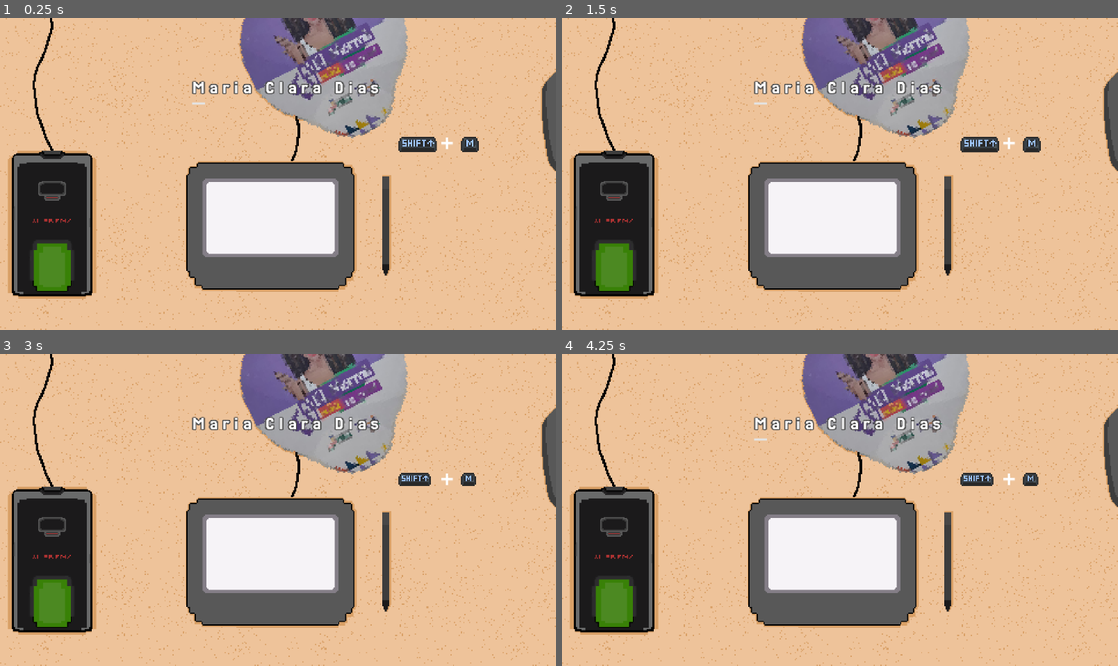
Above: before the commit, frames 1-4 (two rows, left to right).
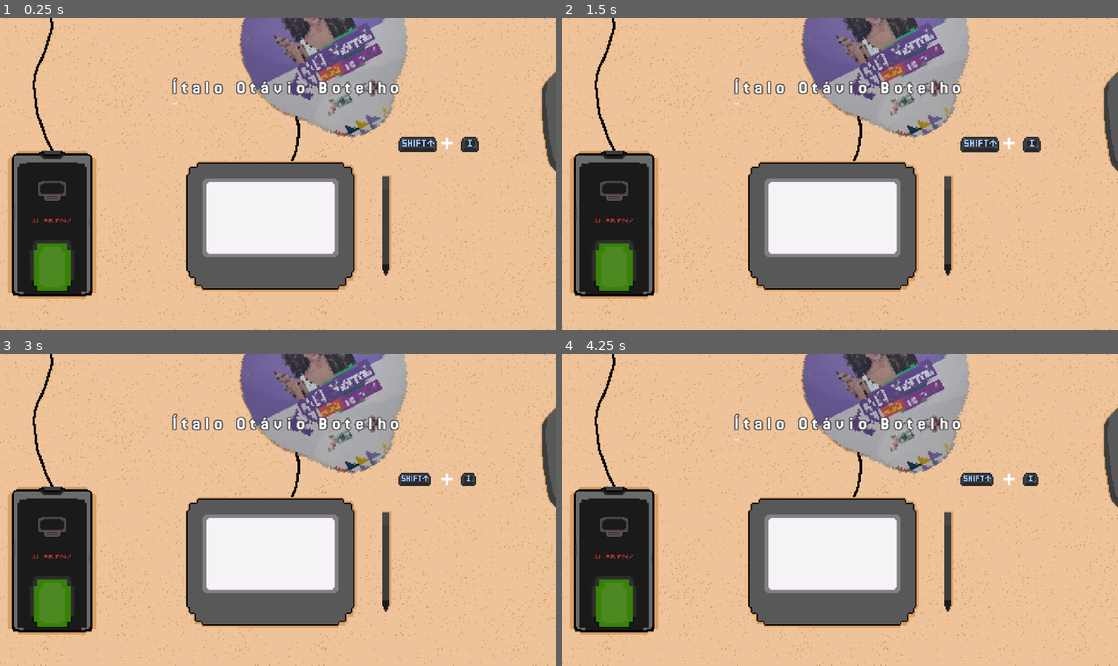
Above: after the commit, the same moments.

Repository: bianca-bezerra/CINExpress
Game: Godot game, scene res://scenes/levels/type_quickly.tscn
Two runs of this game, one before a commit and one after it. Both use one fixed random seed, a clock stepped at 60 frames per second and the inputs below. This scene is started directly instead of the project's main scene.
Inputs:
- Up to frame 1 (0.25 s): no input
- Up to frame 2 (1.5 s): tap Enter (ui_accept) at 0.5, 0.77 s; tap Space (space) at 0.6, 1.35 s
- Up to frame 3 (3 s): tap Enter (ui_accept) at 1.52 s; tap Space (space) at 2.1, 2.85 s
- Up to frame 4 (4.25 s): tap Enter (ui_accept) at 3.02, 3.77 s; tap Space (space) at 3.6 s

The runs differ from the first frame. In frame 1, 1.2% of the frame differs, in the area x 30-86%, y 19-42%; in frame 2, 1.2%; in frame 3, 1.2%; in frame 4, 1.2%.
Error after the commit: Invalid access to property or key of type 'String' on a base object of type 'Dictionary'. (res://scripts/singletons/character_manager.gd:81)

Commit message:
feat: gerar nomes aleatorios, respeitando o genero dos assets
O balanceamento é: inicia o jogo com um número de tamanho 3, a cada 2 fases esse tamanho aumenta em 1. A chance de vir um número composto é de 1/5 para cada parte do sobrenome. A chance de vim um segundo nome é 1/2

Diff:
--- /dev/null
+++ b/scripts/names.gd
@@ -0,0 +1,164 @@
+var homenagem_nomes_femininos = [
+	# Vivas
+	"Juliana Viana Vieira",  # Badminton
+	"Esperança Garcia da Silva",  # Primeira advogada do Piauí
+	"Sânia Valéria Passos Lima",  # Badminton
+	"Maria Sebastiana Torres da Silva",  # Sanfoneira Sebastina
+	"Sarah Gabrielle Cabral de Menezes",  # Judô
+	"Monalysa Maria Alcântara Nascimento",  # Miss
+	# Mortas
+	"Niede Guidon",
+	"Maria Luiza dos Santos",  # Maria da Inglaterra, cantora
+	"Carolina Maria de Jesus", # Escritora de 'Quarto de despejo'
+	"Francisca Miriam Aires Fernandes",  # Poetisa e escritora
+	"Amélia Carolina de Freitas Beviláqua",  # Jornalista e pioneira na luta pelos direitos das mulheres no Brasil.
+]
+
+var homenagem_nomes_masculinos = [
+	"Hindemburgo Dobal",  # H. Dobal, poeta
+	"Odilon Jośe Nunes",  # Professor e um dos maiores historiadores do Piauí
+	"Abrahão da Silva Gama",  # Seu Abrahão, vendia caldo de cana e suco de cajá
+	"Severino Vieira de Melo",  # Dom Severino, católico,
+	"José Félix Alves Pacheco",  # Dono do Instituto
+	"Torquato Pereira de Araújo Neto",  # Poeta, cabelo estiloso
+	"Mário Faustino dos Santos e Silva",  # poeta e um dos principais nomes da crítica literária brasileira nos anos 50
+	"Antônio Francisco da Costa e Silva",  # Maior poeta do piauí,
+]
+
+
+var nomes_femininos = [
+	"Amanda", "Ana", "Adriana", "Alice", "Aline", "Andréia", "Angélica", "Antônia",
+	"Beatriz", "Bianca", "Bruna", "Bárbara",
+	"Cecília", "Celeste", "Carla", "Carliane", "Cristiana", "Camila", "Carolina", "Cláudia", "Cintia",
+	"Denise", "Diana", "Daniela", "Débora", "Dulce",
+	"Ester", "Esperança", "Elisa", "Eliane", "Eduarda", "Emília", "Eva",
+	"Flávia", "Fabiana", "Fernanda", "Francisca", "Fátima",
+	"Gabriela", "Geane", "Gisele", "Giovana", "Graziela", "Guilhermina",
+	"Heloísa", "Helena", "Hortência",
+	"Inês", "Iara", "Isadora", "Isabel", "Ingrid", "Irene", "Ivone",
+	"Janaína", "Jéssica", "Joana", "Juliana", "Jaqueline", "Joyce", "Josefa", "Júlia",
+	"Karol", "Karolaine", "Késsia", "Kátia", "Kelly",
+	"Laís", "Larissa", "Letícia", "Lívia", "Luísa", "Luciana", "Lúcia", "Lorena", "Luana",
+	"Magali", "Maria", "Mariana", "Mônica", "Márcia", "Marta", "Miriam", "Melissa", "Maísa",
+	"Naiara", "Natália", "Neide", "Nilza", "Nair",
+	"Olívia", "Odete",
+	"Paula", "Patrícia", "Priscila", "Pamela", "Pietra",
+	"Quéssia", "Quitéria",
+	"Raimunda", "Raíssa", "Rebeca", "Renata", "Ruana", "Rita", "Rosana", "Rosa", "Rafaela", "Roberta",
+	"Sara", "Sâmia", "Sandra", "Sofia", "Silvana", "Simone", "Sabrina", "Suelen", "Solange",
+	"Tamires", "Teresa", "Teresinha", "Tiphanny", "Tatiana", "Taís", "Tânia",
+	"Úrsula",
+	"Vanessa", "Verônica", "Vitória", "Valéria", "Viviane", "Vanda",
+	"Walentina", "Wanda",
+	"Xuxa",
+	"Yara", "Yasmin", "Yolanda",
+	"Zilda", "Zuleica", "Zenaide",
+];
+
+
+var nomes_masculinos = [
+	"André", "Artur", "Afonso", "Alexandre", "Antonio", "Adriano", "Alberto", "Agenor", "Anderson",
+	"Breno", "Bernardo", "Benjamim", "Bruno", "Benício", "Bento", "Brenno",
+	"Crispim", "Carlos", "Caio", "César", "Cláudio", "Cristiano", "Cristóvão",
+	"Douglas", "Daniel", "Davi", "Diego", "Diogo", "Danilo", "Durval",
+	"Ezequias", "Eduardo", "Elias", "Emerson", "Enrique", "Erick", "Evandro",
+	"Francisco", "Félix", "Felipe", "Fernando", "Fábio", "Fabrício", "Frederico",
+	"George", "Guilherme", "Gabriel", "Gustavo", "Giovanni", "Gilberto", "Gerson",
+	"Halyson", "Hermínio", "Henrique", "Hugo", "Heitor", "Hélio", "Humberto",
+	"Igor", "Isaac", "Ítalo", "Ivan", "Isaque", "Inácio",
+	"Jeferson", "Joaquim", "Kevin", "João", "José", "Jorge", "Julio", "Josué", "Jonathan",
+	"Levi", "Leonardo", "Lucas", "Lorenzo", "Leandro", "Luis", "Luciano", "Luan",
+	"Manuel", "Mauro", "Magno", "Marcos", "Mateus", "Miguel", "Murilo", "Márcio", "Moisés",
+	"Nicolas", "Natan", "Nílton", "Nelson", "Neimar",
+	"Otávio", "Oscar", "Oswaldo", "Orlando",
+	"Pedro", "Paulo", "Patrick", "Pablo", "Plínio",
+	"Quirino", "Quincas",
+	"Rafael", "Rodrigo", "Ryan", "Ricardo", "Roberto", "Renan", "Raul", "Ronaldo", "Ruan",
+	"Severino", "Sebastião", "Samuel", "Sérgio", "Saulo", "Silvio", "Silas",
+	"Thiago", "Thomas", "Tiago", "Túlio", "Tales", "Tomás",
+	"Ulisses", "Ubiratan", "Umberto",
+	"Venceslau", "Vinícius", "Victor", "Vitor", "Vicente", "Valdir", "Vanderlei",
+	"Wellington", "Wagner", "Waldir", "Wilson", "Walter",
+	"Xamã", "Xavier",
+	"Ycaro", "Yuri", "Yago",
+	"Zacarias", "Zé", "Zeca",
+];
+
+
+var sobrenomes = [
+	"Silva", "Santos", "Oliveira", "Souza", "Rodrigues", "Ferreira", "Alves", "Pereira", "Lima", "Gomes",
+	"Costa", "Ribeiro", "Martins", "Carvalho", "Rocha", "Almeida", "Nascimento", "Araújo", "Melo", "Barbosa",
+	"Cardoso", "Reis", "Castro", "Andrade", "Pinto", "Freitas", "Dias", "Cavalcanti", "Fernandes", "Moreira",
+	"Mendes", "Ramos", "Correia", "Teixeira", "Monteiro", "Cunha", "Vieira", "Campos", "Moura", "Nunes",
+	"Barros", "Azevedo", "Lopes", "Marques", "Tavares", "Santana", "Miranda", "Farias", "Medeiros", "Xavier",
+	"Machado", "Dantas", "Batista", "Gonçalves", "Neves", "Duarte", "Sales", "Fonseca", "Brito", "Nogueira",
+	"Pires", "Magalhães", "Guimarães", "Aguiar", "Soares", "Viana", "Morais", "Coelho", "Macedo", "Lacerda",
+	"Bernardes", "Bezerra", "Vargas", "Peixoto", "Amaral", "Figueiredo", "Sampaio", "Pacheco", "Vasconcelos", "Borges",
+	"Cavalcante", "Cordeiro", "Porto", "Godoi", "Paiva", "Siqueira", "Câmara", "Braga", "Franco", "Arruda",
+	"Rezende", "Bastos", "Barreto", "Toledo", "Vicente", "Assis", "Coutinho", "Guedes", "Domingues", "Moraes",
+	"Rangel", "Teles", "Leal", "Matos", "Valente", "Botelho", "Bueno", "Maia", "Ramalho", "Leite",
+	"Carneiro", "Pessoa", "Caires", "Esteves", "Camargo", "Menezes", "Silveira", "Dutra", "Guerra", "Sena",
+	"Bittencourt", "Silvestre", "Mattos", "Furtado", "Alencar", "Muniz", "Caldeira", "Serrano", "Freire", "Simões",
+	"Flores", "Pedroso", "Garcia", "Fagundes", "Lins", "Cabral", "Queiroz", "Fragoso", "Pinheiro", "Galvão",
+	"Antunes", "Luz", "Mesquita", "Veloso", "Valle", "Gusmão", "Lara", "Alcântara", "Rios", "Cruz",
+	"Abreu", "Barata", "Novaes", "Bispo", "Prudente", "Holanda", "Braz", "Motta", "Rezende", "Falcão",
+	"Furtado", "Serra", "Monteiro", "Vidal", "Prado", "Lisboa", "Quadros", "Lessa", "Valença", "Amorim"
+]
+
+var sobrenomes_compostos = [
+	"da Silva", "dos Santos", "de Oliveira", "de Souza", "dos Reis", "da Costa", "do Nascimento", "de Lima",
+	"das Neves", "da Rocha", "de Almeida", "dos Anjos", "da Luz", "de Melo", "das Dores", "da Conceição",
+	"do Carmo", "de Jesus", "de Paula", "da Penha", "de Assis", "da Trindade", "do Rosário", "de Moraes",
+	"dos Prazeres", "da Graça", "de Farias", "das Chagas", "de Barros", "da Hora", "de Freitas", "do Prado",
+	"das Mercês", "de Araújo", "dos Passos", "da Paz", "de Castro", "do Amaral", "de Andrade", "da Mata",
+	"dos Milagres", "de Brito", "da Fonseca", "de Campos", "do Vale", "de Matos", "da Cunha", "de Carvalho",
+	"e Silva", "e Santos", "e Souza", "e Costa", "e Oliveira", "e Almeida", "e Ferreira", "e Rodrigues",
+	"de Sá", "de Sá Barreto", "de Sá Freire", "de Góes", "de Moura", "de Sena", "de Deus", "de Abreu",
+	"dos Guimarães", "de Medeiros", "da Silveira", "de Miranda", "dos Fernandes", "de Macedo", "da Mota",
+	"do Espírito Santo", "de Lourdes", "de Fátima", "das Graças", "de Sousa e Silva", "dos Santos Silva",
+	"de Albuquerque", "de Vasconcelos", "de Azevedo", "de Queiroz", "de Resende", "de Magalhães", "da Guia",
+	"do Sacramento", "de Lemos", "de Góis", "de Pinho", "de Holanda", "de Toledo", "de Mendonça",
+	"da Ressurreição", "dos Remédios", "de Aguiar", "de Meira", "da Encarnação", "do Monte", "de Lira"
+]
+
+func gerar_nome(genero: int, tamanho_nome: int) -> String:
+	if tamanho_nome <= 0:
+		return ""
+
+	var primeiro_nome: String
+	var segundo_nome: String
+
+	var nome_completo: String
+
+	if genero == CharacterManager.HOMEM:
+		primeiro_nome = nomes_masculinos.pick_random()
+		segundo_nome = nomes_masculinos.pick_random()
+
+	else:
+		primeiro_nome = nomes_femininos.pick_random()
+		segundo_nome = nomes_femininos.pick_random()
+
+	nome_completo = primeiro_nome
+
+	var tem_segundo_nome: bool = [true, false].pick_random()
+	if tem_segundo_nome and tamanho_nome > 1:
+		nome_completo += (" " + segundo_nome)
+	var nr_de_sobrenomes_a_gerar = tamanho_nome - len(nome_completo.split(" "))
+	print("Numero de sobrenomes a gerar: ", nr_de_sobrenomes_a_gerar)
+	var i = nr_de_sobrenomes_a_gerar;
+	var tentativas = 20
+	while i > 0:
+		var gerar_composto: bool = [true, false, false, false, false].pick_random()
+		var candidato: String = sobrenomes_compostos.pick_random() if gerar_composto else sobrenomes.pick_random()
+		print("Candidato: ",candidato)
+		if candidato.is_subsequence_of(nome_completo):
+			tentativas -= 1
+			if tentativas <= 0:
+				break;
+
+			continue;
+
+		nome_completo += (" " + candidato)
+		i -= 1
+
+	return nome_completo
--- a/scripts/quickly_type_level.gd
+++ b/scripts/quickly_type_level.gd
@@ -3,7 +3,7 @@
 
 # Preload da cena para a letra
 const type_feedback_write = preload("res://scenes/components/type_feeadback_write.tscn")
-
+var names = preload("res://scripts/names.gd").new()
 
 @onready var hflow_container: HFlowContainer = $CanvasLayer/HFlowContainer
 @onready var feedback_label: RichTextLabel = $CanvasLayer/FeedbackLabel
@@ -28,17 +28,6 @@
 var _round_start_time: float = 0.0
 var _caps_lock_enabled := false
 
-
-func unnanbrazile(letter: String) -> String:
-	if letter == 'á' or letter == 'ã': return 'a'
-	if letter == 'é' or letter == 'ẽ': return 'e'
-	if letter == 'í': return 'i'
-	if letter == 'ó' or letter == 'õ': return 'o'
-	if letter == 'ú': return 'u'
-	if letter == 'ç': return 'c'
-	return letter
-
-
 func _ready() -> void:
 	warning_label.visible = false
 	input_line_edit.text_changed.connect(_on_text_changed)
@@ -50,8 +39,17 @@
 	_current_letter_index = 0
 	feedback_label.text = ""
 
-	var dificult_index = clamp(GameManager.current_level, 0, len(GameManager.names) - 1)
-	_current_name = GameManager.names[dificult_index].pick_random()
+	var fase_atual: int = GameManager.current_level
+	var fase_par: bool = (fase_atual % 2) == 0
+
+	# O nome começa com tamanho de 3, e aumenta em 1 a cada 2 fases
+	var tamanho_nome: int = (fase_atual - 1) + 3 if fase_par else fase_atual - 1 + 2
+
+	tamanho_nome = clamp(tamanho_nome, 3, 20)
+	print("Tamanho do nome no jogo de teclado: ", tamanho_nome)
+	var genero_atual: int = CharacterManager.get_genero_personagem_atual()
+
+	_current_name = names.gerar_nome(genero_atual, tamanho_nome)
 
 	setup_word_display()
 	update_ui()
--- a/scripts/singletons/character_manager.gd
+++ b/scripts/singletons/character_manager.gd
@@ -5,6 +5,8 @@
 var nomes_disponiveis = ["jessica","maria","sheila","antonia","julia","lule","jose","marcio","tiago","raimundo"]
 
 var personagem_atual = ""
+
+enum {HOMEM, MULHER}
 
 func _ready():
 	carregar_personagens()
@@ -14,43 +16,53 @@
 	personagens = {
 		"jessica": {
 			"triste": preload("res://assets/sprites/characters/jessica_triste.png"),
-			"feliz": preload("res://assets/sprites/characters/jessica_feliz.png")
+			"feliz": preload("res://assets/sprites/characters/jessica_feliz.png"),
+			"genero":  MULHER
 		},
 		"antonia": {
 			"triste": preload("res://assets/sprites/characters/antonia_triste.png"),
-			"feliz": preload("res://assets/sprites/characters/antonia_feliz.png")
+			"feliz": preload("res://assets/sprites/characters/antonia_feliz.png"),
+			"genero":  MULHER
 		},
 		"sheila": {
 			"triste": preload("res://assets/sprites/characters/sheila_triste.png"),
-			"feliz": preload("res://assets/sprites/characters/sheila_feliz.png")
+			"feliz": preload("res://assets/sprites/characters/sheila_feliz.png"),
+			"genero":  MULHER
 		},
 		"julia": {
 			"triste": preload("res://assets/sprites/characters/julia_triste.png"),
-			"feliz": preload("res://assets/sprites/characters/julia_feliz.png")
+			"feliz": preload("res://assets/sprites/characters/julia_feliz.png"),
+			"genero":  MULHER
 		},
 		"maria": {
 			"triste": preload("res://assets/sprites/characters/maria_triste.png"),
-			"feliz": preload("res://assets/sprites/characters/maria_feliz.png")
+			"feliz": preload("res://assets/sprites/characters/maria_feliz.png"),
+			"genero":  MULHER
 		},
 		"marcio": {
 			"triste": preload("res://assets/sprites/characters/marcio_triste.png"),
-			"feliz": preload("res://assets/sprites/characters/marcio_feliz.png")
+			"feliz": preload("res://assets/sprites/characters/marcio_feliz.png"),
+			"genero":  HOMEM
 		},
 		"raimundo": {
 			"triste": preload("res://assets/sprites/characters/raimundo_triste.png"),
-			"feliz": preload("res://assets/sprites/characters/raimundo_feliz.png")
+			"feliz": preload("res://assets/sprites/characters/raimundo_feliz.png"),
+			"genero":  HOMEM
 		},
 		"tiago": {
 			"triste": preload("res://assets/sprites/characters/tiago_triste.png"),
-			"feliz": preload("res://assets/sprites/characters/tiago_feliz.png")
+			"feliz": preload("res://assets/sprites/characters/tiago_feliz.png"),
+			"genero":  HOMEM
 		},
 		"jose": {
 			"triste": preload("res://assets/sprites/characters/jose_triste.png"),
-			"feliz": preload("res://assets/sprites/characters/jose_feliz.png")
+			"feliz": preload("res://assets/sprites/characters/jose_feliz.png"),
+			"genero":  HOMEM
 		},
 		"lule": {
 			"triste": preload("res://assets/sprites/characters/lule_triste.png"),
-			"feliz": preload("res://assets/sprites/characters/lule_feliz.png")
+			"feliz": preload("res://assets/sprites/characters/lule_feliz.png"),
+			"genero":  HOMEM
 		},
 	}
 
@@ -65,6 +77,9 @@
 	personagem_atual = nomes_disponiveis.pop_front()
 	return personagem_atual
 
+func get_genero_personagem_atual() -> int:
+	return personagens[personagem_atual]["genero"]
+
 func get_sprite_cinza() -> Texture2D:
 	return personagens[personagem_atual]["triste"]
 
--- a/scripts/singletons/game_manager.gd
+++ b/scripts/singletons/game_manager.gd
@@ -1,54 +1,4 @@
 extends Node
-
-## Lista de nomes utilizados no minigame "type quickly", organizados por ordem de dificuldade
-var names := [
-	[
-		"Julia Ferraz Lima", "Lucas Costa Souza", "Maria Clara Dias",
-		"Ana Luiza Chaves", "João Pedro Barros", "Sofia Ribeiro Alves",
-		"Carlos Eduardo Reis", "Livia Gomes Pinto"
-	],
-	[
-		"Laura Fernandes dos Reis", "Bernardo Martins Ribeiro", "Valentina Gonçalves de Almeida",
-		"Samuel da Conceição e Silva", "Heloísa de Jesus Medeiros", "Lorenzo de Paula e Santos",
-		"Cecília Nogueira de Barros", "Benjamin de Assis Tavares"
-	],
-	[
-		"Giovanna de Oliveira Lima e Costa", "Matheus Ribeiro de Carvalho e Souza",
-		"Manuela dos Santos Pereira Gomes", "Felipe de Almeida Castro e Silva",
-		"Larissa Barbosa de Medeiros Lima", "Vinicius de Moraes e Albuquerque",
-		"Esther de Campos Freire e Paiva"
-	],
-	[
-		"Guilherme de Albuquerque Cavalcanti Neto", "Gabriela Nogueira de Vasconcelos Menezes",
-		"Thiago dos Anjos de Assunção Guimarães", "Rafaela da Cunha Sampaio e Medeiros",
-		"Francisco de Borja e Drummond de Andrade", "Júlia de Magalhães e Vasconcelos Pires",
-		"Rodrigo de Gusmão e Resende de Oliveira"
-	],
-	[
-		"Alexandre Magno de Oliveira e Vasconcelos", "Carolina Francisca Peixoto de Abreu e Lima",
-		"Leonardo de Castro Marins da Anunciação", "Fernanda do Espírito Santo de Guimarães e Prado",
-		"Sebastião de Albuquerque Brandão e Cavalcanti", "Isadora da Anunciação de Assis e Medeiros"
-	],
-	[
-		"Benjamin Constant de Albuquerque Sampaio e Mello",
-		"Maria do Carmo de Medeiros Brandão Cavalcanti",
-		"João Evangelista de Assis Chateaubriand Bandeira",
-		"Antônio de Pádua e Bragança de Orleans e Silva",
-		"Teresinha do Menino Jesus de Gusmão e Vasconcelos",
-		"Luís Inácio de Gonzaga e Proença de Almeida",
-		"Francisco José de Guimarães e Azevedo Couto",
-		"Pedro de Alcântara Fonseca de Menezes e Alencar",
-		"Isabel Cristina Leopoldina de Bragança e Bourbon",
-		"Joaquim José da Silva Xavier de Albuquerque e Lacerda",
-		"Carlos Alberto de Andrade e Vasconcelos Guimarães",
-		"Ana Carolina de Gusmão e Resende de Oliveira e Couto",
-		"José Bonifácio de Andrada e Silva de Magalhães",
-		"Beatriz de Castro Alves e Menezes de Albuquerque",
-		"Fernando de Noronha e Vasconcelos Pires de Almeida",
-		"Catarina de Siena e Gusmão da Frota Pessoa",
-		"Manuel Inácio da Silva Alvarenga e Peixoto"
-	]
-]
 
 var current_level := 0
 
Not shown, added: scripts/names.gd.uid
